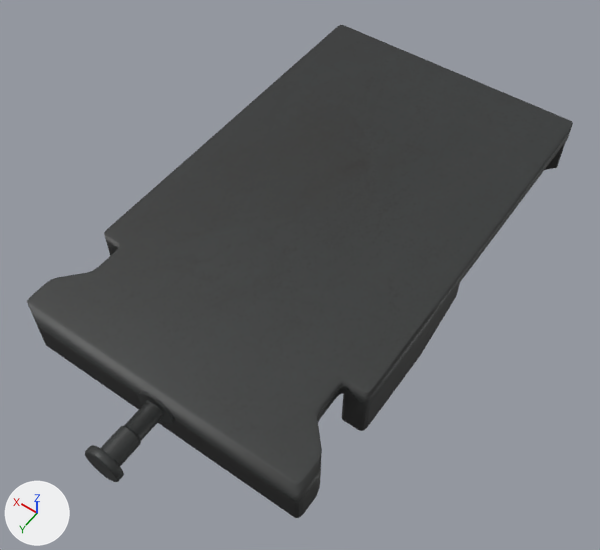
What one commit did to the FBX model Assets/Art/3D/Vehicles/Train/VH_TrainBaseFrontCabin.fbx.
One viewpoint serves both versions: a camera (50 mm lens) standing at (-5.69, 23.64, 12.57) and looking at (-0.13, 15.86, 0.34). Lighting does not change. The marker at lower left points along +X, +Y and +Z. Vertices at the same position are counted once.

The scene before the commit, as lines of its bpy script (objects in view):
```python
me_cube_012 = bpy.data.meshes.new('Cube.012')
me_cube_012.from_pydata(...)  # 684 vertices, 682 faces; spans x -101.0..101.0, y -569.0..100.0, z -103.0..112.0
me_cube_012.materials.append(mat_material_001)  # picture img_lowerpartstext_png
me_cylinder_002 = bpy.data.meshes.new('Cylinder.002')
me_cylinder_002.from_pydata(...)  # 527 vertices, 509 faces; spans x -124.0..124.0, y -293.0..0.0, z -124.0..124.0
me_cylinder_002.materials.append(mat_material_001)  # picture img_lowerpartstext_png
ob_cube_001 = bpy.data.objects.new('Cube.001', me_cube_012)
ob_cube_001.location = (0.0, 15.12, 1.19)
ob_cube_001.rotation_euler = (1.571, 0.0, 0.0)  # degrees (90, 0, 0)
ob_cube_001.scale = (0.0278, 0.00189, 0.0439)
ob_cylinder_001 = bpy.data.objects.new('Cylinder.001', me_cylinder_002)
ob_cylinder_001.parent = ob_cube_001
ob_cylinder_001.location = (0.0, -241.1, -102.9)
ob_cylinder_001.rotation_euler = (1.571, 0.0, 0.0)  # degrees (90, 0, 0)
ob_cylinder_001.scale = (0.105, 0.0991, 1.55)
```
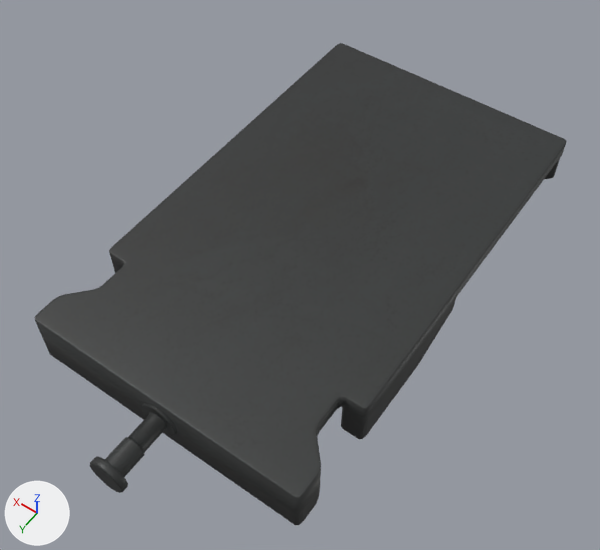
Commit message: commit new train frontbase

Where the change shows, as pixel boxes [x1, y1, x2, y2] in the pictures (600 x 550 px):
'Cube.001', reshaped, moved, turned, rescaled
    before: [27, 25, 573, 518]
    after: [35, 43, 567, 525]
'Cylinder.001', reshaped, moved, rescaled, turned
    before: [85, 391, 174, 482]
    after: [90, 403, 177, 493]

What the commit changed:
me_cube_012 has 684 vertices, 682 faces and spans x -101.0..101.0, y -569.0..100.0, z -103.0..112.0.
me_cube_012 is used by ob_cube_001; location (0.0, 15.12, 1.19); rotation (1.571, 0.0, 0.0), in degrees (90, 0, 0); scale (0.0278, 0.00189, 0.0439).
me_cube_012 part 2: the whole mesh is multiplied about its middle by the matrix ((0.028, 0.0, 0.0), (0.0, 0.0, -0.044), (0.0, 0.002, 0.0)), then moved by (0.0, 249.0, -4.0).
me_cylinder_002 is used by ob_cylinder_001; parent ob_cube_001; location (0.0, -241.1, -102.9); rotation (1.571, 0.0, 0.0), in degrees (90, 0, 0); scale (0.105, 0.0991, 1.55).
me_cylinder_002 had 527 vertices, 509 faces and spanned x -124.0..124.0, y -293.0..0.0, z -124.0..124.0.
me_cylinder_002 now has 528 vertices, 510 faces and spans x -1.0..1.0, y -1.0..1.0, z -3.0..0.0.
me_cylinder_002 part 1: 527 vertices removed from x -124.0..124.0, y -293.0..0.0, z -124.0..124.0; 528 vertices added at x -1.0..1.0, y -1.0..1.0, z -3.0..0.0.
Object 'Cube.001' (ob_cube_001) turns from (90, 0, 0) to (0, 0, 0) degrees about x, y and z.
Object 'Cube.001' (ob_cube_001) is rescaled from (0.0278, 0.00189, 0.0439) to (1.0, 1.0, 1.0).
Object 'Cube.001' (ob_cube_001) moves from (0.0, 15.12, 1.19) to (0.0, 0.0, 0.0).
Object 'Cylinder.001' (ob_cylinder_001) moves from (0.0, -241.1, -102.9) to (0.0, 19.63, 0.342).
Object 'Cylinder.001' (ob_cylinder_001) is rescaled from (0.105, 0.0991, 1.55) to (0.292, 0.298, 0.435).
